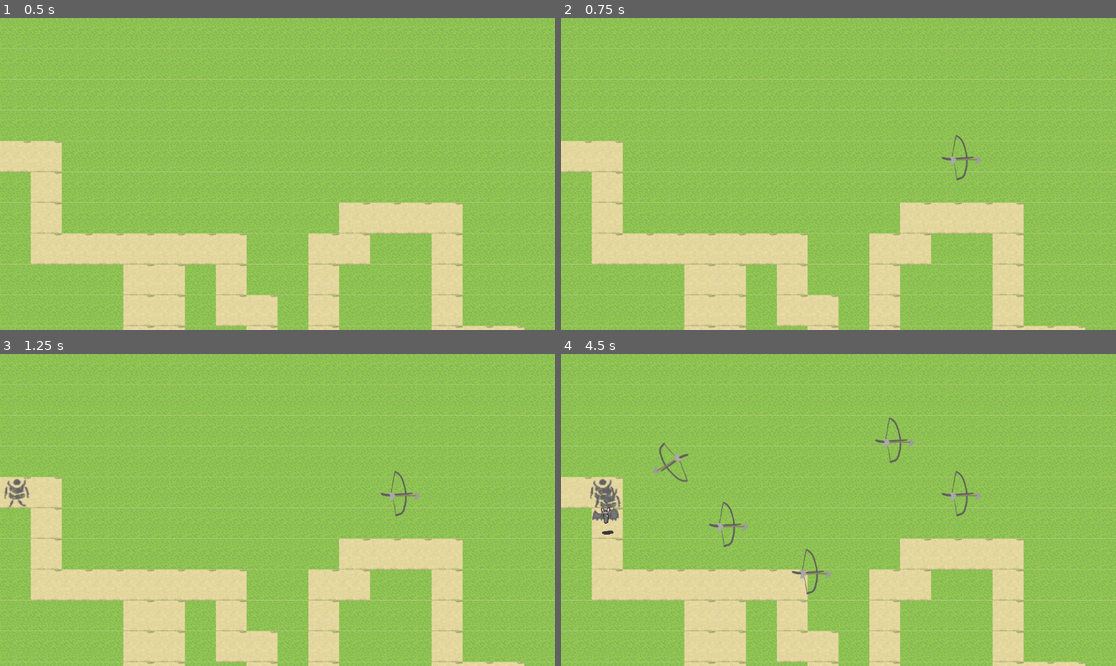
Above: before the commit, frames 1-4 (two rows, left to right).
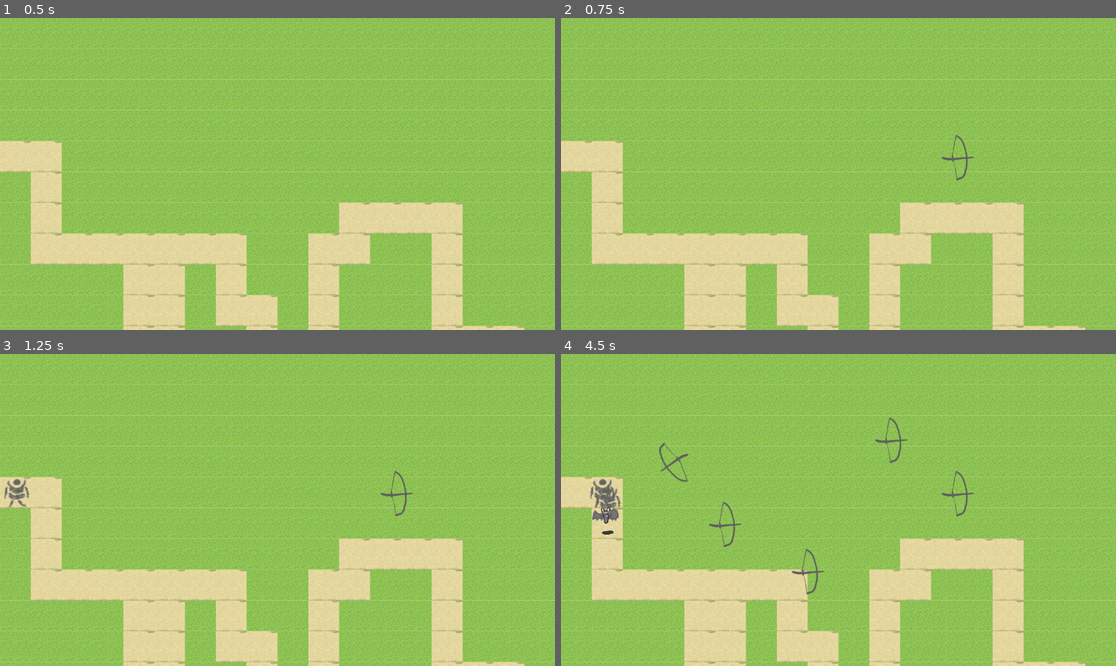
Above: after the commit, the same moments.

Repository: willNP/Tower-Defense
Game: Godot game, scene res://Scenes/main.tscn
The game is run twice, just before and just after one commit, with the same random seed, the same clock (stepped at 60 frames per second) and the same inputs. The engine's default icon, where the game draws it, is replaced by a stand-in: a white triangle on a blue panel in a dark square.
Inputs (mouse positions are in pixels of both pictures, inside the frame that each line leads up to):
- Up to frame 1 (0.5 s): no input
- Up to frame 2 (0.75 s): tap Enter at 0.5 s; move the mouse to (960, 158) at 0.52 s; click (960, 158) at 0.67 s
- Up to frame 3 (1.25 s): no input
- Up to frame 4 (4.5 s): move the mouse to (727, 525) at 1.27 s; click (727, 525) at 1.42 s; move the mouse to (894, 441) at 2.02 s; click (894, 441) at 2.17 s; move the mouse to (810, 572) at 2.77 s; click (810, 572) at 2.92 s; move the mouse to (1005, 556) at 3.52 s; click (1005, 556) at 3.67 s; move the mouse to (672, 463) at 4.27 s; click (672, 463) at 4.42 s

Frame 1 is identical in both runs. In frame 2, less than 0.1% of the frame differs, in the area x 69-76%, y 44-47%; in frame 3, less than 0.1%; in frame 4, 0.3%, in the area x 16-76%, y 27-72%.

Commit message:
Sistema de disparo y recibir dano de enemigos

Diff:
--- a/Resources/Resource/Character_attributes.tres
+++ /dev/null
@@ -1,6 +0,0 @@
-[gd_resource type="Resource" load_steps=2 format=3 uid="uid://cqi5mqo0b0llk"]
-
-[sub_resource type="GDScript" id="GDScript_cgtvl"]
-
-[resource]
-script = SubResource("GDScript_cgtvl")
--- /dev/null
+++ b/Resources/Resource/turret_attributes.gd
@@ -0,0 +1,4 @@
+extends Resource
+class_name Turret_Attributes
+
+@export var attack_speed : float
--- /dev/null
+++ b/Scenes/Towers/Crossbow/crossbow.tscn
@@ -0,0 +1,33 @@
+[gd_scene load_steps=6 format=3 uid="uid://d07fnoy7kbogk"]
+
+[ext_resource type="Script" uid="uid://cexhuow7ajua3" path="res://Scripts/Towers/crossbow.gd" id="1_pjyai"]
+[ext_resource type="Texture2D" uid="uid://58e3wsrkswbe" path="res://Resources/Images/Towers/Crossbow/ballesta.png" id="1_xrbwm"]
+[ext_resource type="Script" uid="uid://byaut15a6ymo2" path="res://Resources/Resource/turret_attributes.gd" id="2_py7v2"]
+
+[sub_resource type="Resource" id="Resource_l4eha"]
+script = ExtResource("2_py7v2")
+attack_speed = 1.5
+metadata/_custom_type_script = "uid://byaut15a6ymo2"
+
+[sub_resource type="CircleShape2D" id="CircleShape2D_hiux4"]
+radius = 218.0367
+
+[node name="Crossbow" type="Node2D"]
+script = ExtResource("1_pjyai")
+turretAttributes = SubResource("Resource_l4eha")
+
+[node name="CrossbowSprite" type="Sprite2D" parent="."]
+rotation = 1.5707964
+texture = ExtResource("1_xrbwm")
+
+[node name="RangeArea" type="Area2D" parent="."]
+
+[node name="CollisionShape2D" type="CollisionShape2D" parent="RangeArea"]
+shape = SubResource("CircleShape2D_hiux4")
+
+[node name="AttackSpeedTimer" type="Timer" parent="."]
+autostart = true
+
+[connection signal="area_entered" from="RangeArea" to="." method="_on_range_area_area_entered"]
+[connection signal="area_exited" from="RangeArea" to="." method="_on_range_area_area_exited"]
+[connection signal="timeout" from="AttackSpeedTimer" to="." method="_on_attack_speed_timer_timeout"]
--- /dev/null
+++ b/Scenes/Towers/Crossbow/crossbow_arrow.tscn
@@ -0,0 +1,24 @@
+[gd_scene load_steps=4 format=3 uid="uid://1rjy0o2wsnri"]
+
+[ext_resource type="Script" uid="uid://bl6ampfk0ubfo" path="res://Scripts/Towers/crossbow_arrow.gd" id="1_he5j0"]
+[ext_resource type="Texture2D" uid="uid://rj0oqxi54nin" path="res://Resources/Images/Towers/Crossbow/flecha.png" id="1_k5cg2"]
+
+[sub_resource type="CircleShape2D" id="CircleShape2D_he5j0"]
+
+[node name="CrossbowArrow" type="Node2D"]
+script = ExtResource("1_he5j0")
+speed = 1000.0
+dmg = 50.0
+
+[node name="Sprite2D" type="Sprite2D" parent="."]
+rotation = 1.5707964
+texture = ExtResource("1_k5cg2")
+
+[node name="Area2D" type="Area2D" parent="."]
+position = Vector2(34, 31)
+
+[node name="CollisionShape2D" type="CollisionShape2D" parent="Area2D"]
+position = Vector2(0, -31)
+shape = SubResource("CircleShape2D_he5j0")
+
+[connection signal="area_entered" from="Area2D" to="." method="_on_area_2d_area_entered"]
--- a/Scenes/main.tscn
+++ b/Scenes/main.tscn
@@ -6,6 +6,7 @@
 
 [node name="Main" type="Node2D"]
 script = ExtResource("1_8gbba")
+enemy_spawn_number = 15.0
 
 [node name="MapGeneration" parent="." instance=ExtResource("2_bo1nx")]
 map_width = 30
--- a/Scenes/map_generation.tscn
+++ b/Scenes/map_generation.tscn
@@ -1,6 +1,7 @@
 [gd_scene load_steps=2 format=3 uid="uid://c4i1pqi3f8xuh"]
 
-[ext_resource type="Script" uid="uid://4mrxuuoybahc" path="res://Scripts/map_generation.gd" id="1_b72tm"]
+[ext_resource type="Script" uid="uid://4mrxuuoybahc" path="res://Scripts/Resources/map_generation.gd" id="1_b72tm"]
+
 
 [node name="MapGeneration" type="Node2D"]
 script = ExtResource("1_b72tm")
--- a/Scripts/Enemies/character.gd
+++ b/Scripts/Enemies/character.gd
@@ -9,7 +9,13 @@
 var path : Path2D
 @onready var sprite : Sprite2D = $Sprite2D
 
+var health : float
+var armor : float
+
+
 func _ready() -> void:
+	health = character_attributes.Health
+	armor = character_attributes.Armor
 	if Sprite:
 		#Sprite.scale = Vector2(0.3, 0.3)
 		var size = Sprite.texture.get_size()
@@ -34,3 +40,10 @@
 		if pathFollow.progress_ratio >= 1.0:
 			print("end travel")
 			pathFollow.queue_free()  # Elimina el contenedor
+
+func receive_dmg(dmg_taken : float) -> void:
+	var total_dmg = dmg_taken-armor
+	if health - total_dmg <= 0:
+		self.queue_free()
+	else:
+		health = total_dmg
--- a/Scripts/Resources/Maps/map1.gd
+++ b/Scripts/Resources/Maps/map1.gd
@@ -1,6 +1,7 @@
 extends Node2D
 class_name Map_1
 
+@export var enemy_spawn_number : float
 # Enemies
 var enemies = {
 	goblin = preload("res://Scenes/Enemies/goblin.tscn"),
@@ -24,18 +25,16 @@
 	timer.timeout.connect(_on_timer_timeout)
 
 func _on_timer_timeout() -> void:
-	if count < 20:
+	if count < enemy_spawn_number:
 		var keys = enemies.keys()
 		var random_key = keys[randi() % keys.size()]
 		var enemy_instance : Character = enemies[random_key].instantiate()
 		enemy_instance.init_path($MapGeneration.get_path_node())
 
-		add_child(enemy_instance)
+		get_tree().root.add_child(enemy_instance)
 
-		print("Path points count:", $MapGeneration.get_path_node().curve.get_point_count())
 
 		enemy_instance.path = $MapGeneration.get_path_node()
-		print("enemy spawned")
 		count += 1
 	else:
 
--- a/Scripts/Towers/crossbow.gd
+++ b/Scripts/Towers/crossbow.gd
@@ -1,9 +1,24 @@
 extends Node2D
 class_name Crossbow
+
+@export var turretAttributes : Turret_Attributes
+@onready var attackTimer : Timer = $AttackSpeedTimer
+
+
+var arrow_scene := preload("res://Scenes/Towers/Crossbow/crossbow_arrow.tscn")
+
 
 var hasTarget : bool
 var targetList : Array[Character]
 var currentTarget : Character
+
+var hasArrow : bool = true
+
+func _ready() -> void:
+	attackTimer.wait_time = turretAttributes.attack_speed
+	print("attack speed ", turretAttributes.attack_speed)
+
+
 
 func _physics_process(delta: float) -> void:
 	if hasTarget:
@@ -45,3 +60,12 @@
 				max_progress = path_follow.progress_ratio
 				furthest_target = enemy
 	return furthest_target
+
+
+
+func _on_attack_speed_timer_timeout() -> void:
+	if hasTarget:
+		var arrow = arrow_scene.instantiate() as CrossbowArrow
+		arrow.global_position = global_position  # desde el centro de la ballesta
+		arrow.attack(currentTarget)
+		get_tree().root.add_child(arrow)
--- /dev/null
+++ b/Scripts/Towers/crossbow_arrow.gd
@@ -0,0 +1,31 @@
+extends Node2D
+class_name CrossbowArrow
+
+
+@export var speed : float
+@export var dmg : float
+var target : Character
+
+func _physics_process(delta: float) -> void:
+	if target:
+		var direction = (target.global_position - global_position).normalized()
+		rotation = direction.angle()
+		global_position += direction * speed * delta
+	else:
+		self.queue_free()
+
+
+
+func get_arrow_sprite() -> Sprite2D:
+	return $Sprite2D
+
+func attack(_target : Character) -> void:
+	target = _target
+
+
+
+
+func _on_area_2d_area_entered(area: Area2D) -> void:
+	if area.get_parent() == target:
+		self.queue_free()
+		target.receive_dmg(dmg)
--- a/Scripts/Towers/turret_spawner.gd
+++ b/Scripts/Towers/turret_spawner.gd
@@ -5,7 +5,8 @@
 
 var turrets : Dictionary = {
 
-	crossbow = preload("res://Scenes/Towers/crossbow.tscn")
+	crossbow = preload("res://Scenes/Towers/Crossbow/crossbow.tscn"),
+	crossAmmo = preload("res://Scenes/Towers/Crossbow/crossbow_arrow.tscn")
 
 }
 var tiles : Array
@@ -21,12 +22,11 @@
 		if _is_tile_valid(tile_coords):
 			var tile_value = tiles[tile_coords.y][tile_coords.x]
 			if tile_value != 1:
-				print("Tile clickeado en:", tile_coords, "valor:", tile_value)
 				var turret : Crossbow = turrets["crossbow"].instantiate()
 				turret.global_position = mouse_pos
 				self.get_parent().add_child(turret)
 			else:
-				print("Tile clickeado es un path")
-
+				# en el caso que se clickee en la calle
+				pass
 func _is_tile_valid(coords: Vector2i) -> bool:
 	return coords.x >= 0 and coords.x < mapGen.map_width and coords.y >= 0 and coords.y < mapGen.map_height
Not shown, added: Resources/Resource/turret_attributes.gd.uid
Renamed: Scripts/map_generation.gd -> Scripts/Resources/map_generation.gd
Renamed: Scripts/map_generation.gd.uid -> Scripts/Resources/map_generation.gd.uid
Not shown, added: Scripts/Towers/crossbow_arrow.gd.uid
Not shown, added: Scenes/Towers/Crossbow/crossbow.tscn54265053651.tmp
Not shown, added: Scenes/Towers/Crossbow/crossbow.tscn54270672096.tmp
